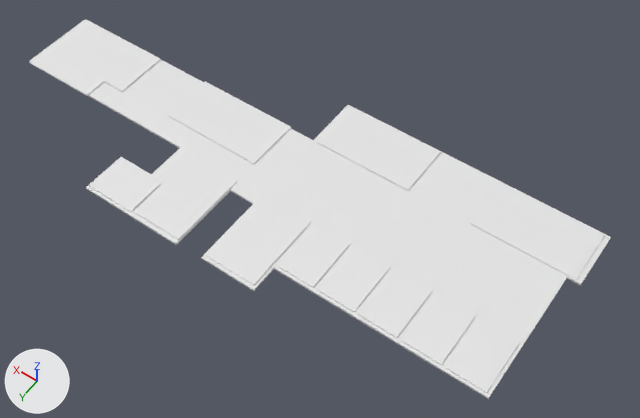
An edit to the glTF model public/models/schoolmap_3F.glb, drawn before and after from the same camera.
The view is the same before and after, from a 50 mm lens placed at (-6.66, 5.7, 8.44), pointed at (-2.68, 0.13, -0.32). Lighting does not change. The marker at lower left points along +X, +Y and +Z. The first picture is the older version. Where no turn or scale is listed for an object, it has been applied to the vertices.

The first picture shows '301', '307', '308', '312', '317', '318', '319', '320', '321', '322', '323', '3F' and 1 more.
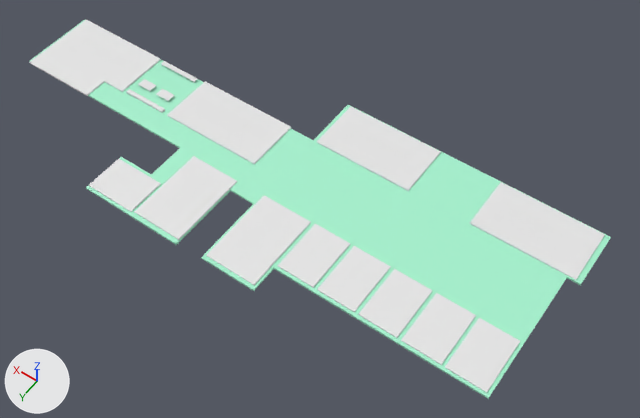
What the commit changed:
Material 'マテリアル.001' (mat_マテリアル_001) is new.
Its base color is (0.386, 0.896, 0.631) (green #a7f3d0).
me_平面_079 has 36 vertices, 68 faces and spans x -3.69..4.15, y -1.86..1.2, z -0.01..0.01.
me_平面_079 gains material mat_マテリアル_001 (green #a7f3d0).
Mesh me_立方体_019 is new.
It has 128 vertices, 192 faces and spans x -0.317..0.317, y -0.716..0.03, z -0.014..0.018.
Object '310' (ob_310) is new; it shows me_立方体_019.
Its location is (0.13, 0.19, 0.0).

Changed parts and their boxes [x1, y1, x2, y2] in the pictures (640 x 418 px):
'3F', recoloured (white to green): [29, 19, 611, 399] in both
'310', added: after [126, 61, 197, 113]
